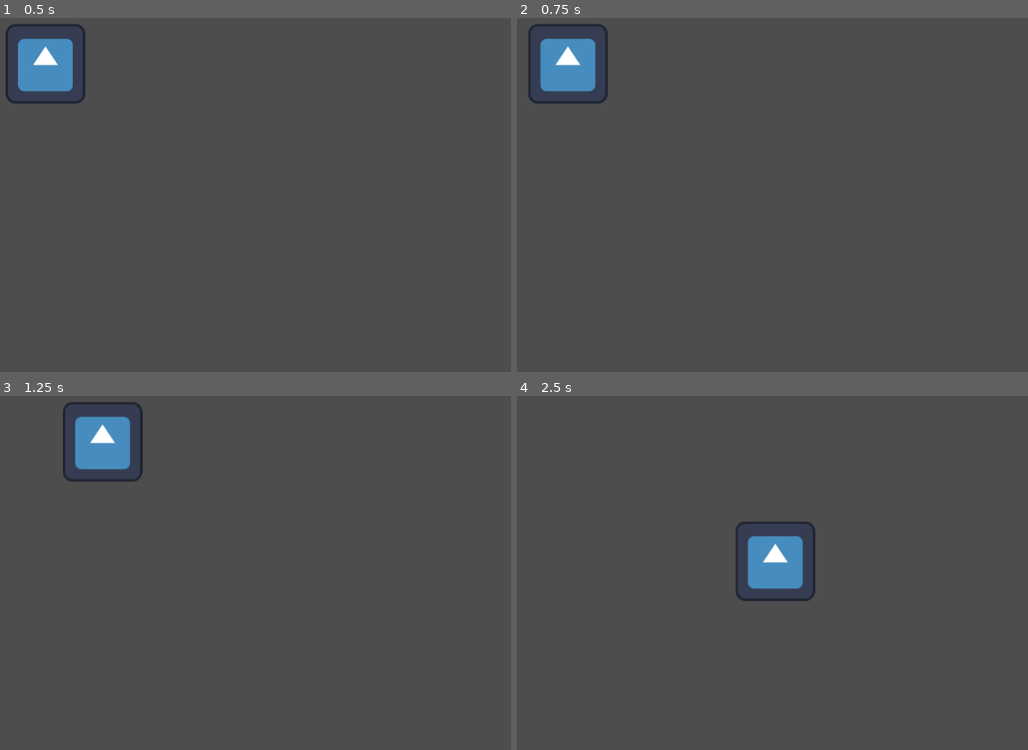
Above: before the commit, frames 1-4 (two rows, left to right).
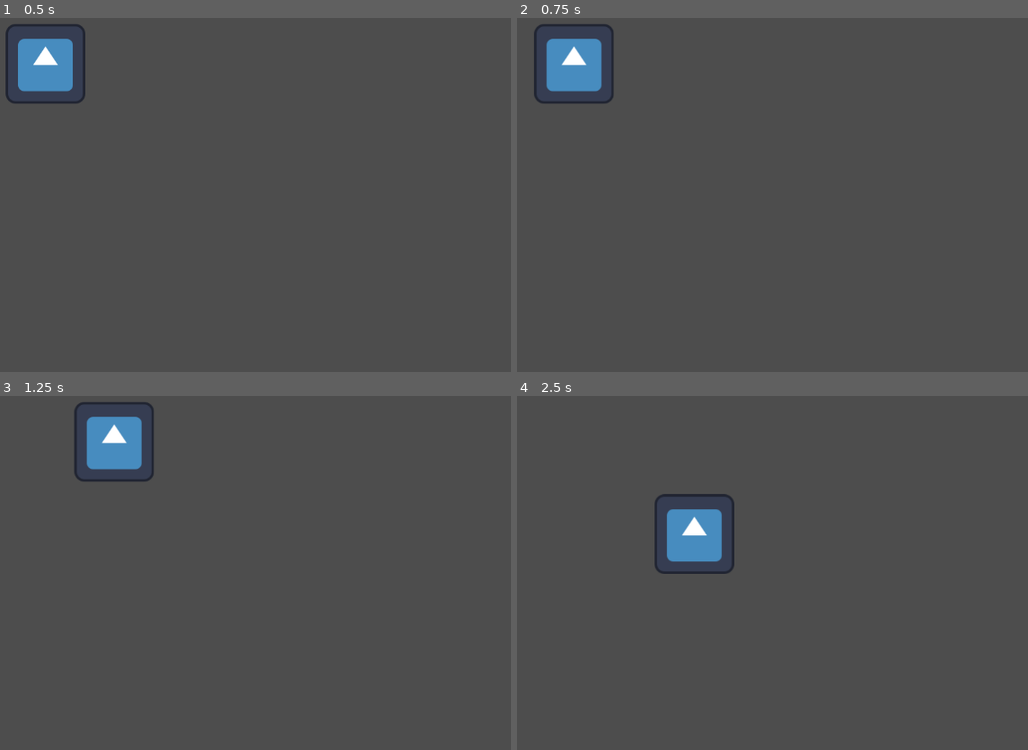
Above: after the commit, the same moments.

Repository: GeometricParrot/GMTK-2023-godot-horror
Game: Godot game, scene res://World/world.tscn
Two runs of this game, one before a commit and one after it. Both use one fixed random seed, a clock stepped at 60 frames per second and the inputs below. The engine's default icon, where the game draws it, is replaced by a stand-in: a white triangle on a blue panel in a dark square.
Inputs:
- Up to frame 1 (0.5 s): no input
- Up to frame 2 (0.75 s): tap Enter at 0.5 s; hold D (right) from 0.53 s (still down)
- Up to frame 3 (1.25 s): keep holding D (right)
- Up to frame 4 (2.5 s): release D (right) at 1.28 s; hold S (down) 1.28-2.03 s; hold D (right) from 2.03 s (still down)

Frame 1 is identical in both runs. In frame 2, 1.0% of the frame differs, in the area x 2-19%, y 1-25%; in frame 3, 1.3%; in frame 4, 4.2%, in the area x 26-59%, y 27-58%.

Commit message:
add controller support

Diff:
--- a/Player/player.gd
+++ b/Player/player.gd
@@ -1,11 +1,9 @@
 extends CharacterBody2D
 
-
-@export var speed := 300.0
-@export var accel := 400.0
-@export var friction := .25
-# Get the gravity from the project settings to be synced with RigidBody nodes.
-
+#better exports
+@export_range(0.01, 0.5, 0.01) var accel := 0.1
+@export_range(50, 1000, 10) var maxSpeed := 200.0
+var direction: Vector2
 
 
 func _physics_process(delta):
@@ -13,13 +11,34 @@
 	# Get the input direction and handle the movement/deceleration.
 	# As good practice, you should replace UI actions with custom gameplay actions.
 	var input_vector := Vector2.ZERO
+
 	input_vector = Input.get_vector("left","right","up","down")
-	input_vector = input_vector.normalized()
-	if input_vector != Vector2.ZERO:
-		velocity += input_vector * accel * delta
-		velocity.x = clamp(velocity.x, -speed, speed)
-		velocity.y = clamp(velocity.y, -speed, speed)
+	print(velocity)
+
+	input_vector = input_to_dir(input_vector)
+	print(input_vector)
+	direction = direction.lerp(input_vector, accel)
+
+	velocity = direction * maxSpeed  * delta * 60.0
+	move_and_slide()
+
+
+
+
+func input_to_dir(input: Vector2) -> Vector2:
+
+	# makes sure to keep analog input
+	# and keep the speed maximum normalized
+
+	if input.x <= 0.0:
+		input.x = max(input.x, input.normalized().x)
 	else:
-		velocity = lerp(velocity, Vector2.ZERO, friction)
-	print(input_vector)
-	move_and_slide()
+		input.x = min(input.x, input.normalized().x)
+
+
+	if input.y <= 0.0:
+		input.y = max(input.y, input.normalized().y)
+	else:
+		input.y = min(input.y, input.normalized().y)
+
+	return input
--- a/World/world.tscn
+++ b/World/world.tscn
@@ -6,3 +6,4 @@
 
 [node name="Player" parent="." instance=ExtResource("1_h7dys")]
 position = Vector2(348, 140)
+motion_mode = 1
--- a/project.godot
+++ b/project.godot
@@ -15,26 +15,39 @@
 config/features=PackedStringArray("4.1", "GL Compatibility")
 config/icon="res://icon.svg"
 
+[github_to_itch]
+
+config/itch_username=""
+config/itch_project_name=""
+
 [input]
 
 left={
 "deadzone": 0.5,
 "events": [Object(InputEventKey,"resource_local_to_scene":false,"resource_name":"","device":-1,"window_id":0,"alt_pressed":false,"shift_pressed":false,"ctrl_pressed":false,"meta_pressed":false,"pressed":false,"keycode":0,"physical_keycode":65,"key_label":0,"unicode":97,"echo":false,"script":null)
+, Object(InputEventJoypadMotion,"resource_local_to_scene":false,"resource_name":"","device":-1,"axis":0,"axis_value":-1.0,"script":null)
+, Object(InputEventJoypadButton,"resource_local_to_scene":false,"resource_name":"","device":-1,"button_index":13,"pressure":0.0,"pressed":true,"script":null)
 ]
 }
 right={
 "deadzone": 0.5,
 "events": [Object(InputEventKey,"resource_local_to_scene":false,"resource_name":"","device":-1,"window_id":0,"alt_pressed":false,"shift_pressed":false,"ctrl_pressed":false,"meta_pressed":false,"pressed":false,"keycode":0,"physical_keycode":68,"key_label":0,"unicode":100,"echo":false,"script":null)
+, Object(InputEventJoypadMotion,"resource_local_to_scene":false,"resource_name":"","device":-1,"axis":0,"axis_value":1.0,"script":null)
+, Object(InputEventJoypadButton,"resource_local_to_scene":false,"resource_name":"","device":-1,"button_index":14,"pressure":0.0,"pressed":true,"script":null)
 ]
 }
 up={
 "deadzone": 0.5,
 "events": [Object(InputEventKey,"resource_local_to_scene":false,"resource_name":"","device":-1,"window_id":0,"alt_pressed":false,"shift_pressed":false,"ctrl_pressed":false,"meta_pressed":false,"pressed":false,"keycode":0,"physical_keycode":87,"key_label":0,"unicode":119,"echo":false,"script":null)
+, Object(InputEventJoypadMotion,"resource_local_to_scene":false,"resource_name":"","device":-1,"axis":1,"axis_value":-1.0,"script":null)
+, Object(InputEventJoypadButton,"resource_local_to_scene":false,"resource_name":"","device":-1,"button_index":11,"pressure":0.0,"pressed":true,"script":null)
 ]
 }
 down={
 "deadzone": 0.5,
 "events": [Object(InputEventKey,"resource_local_to_scene":false,"resource_name":"","device":-1,"window_id":0,"alt_pressed":false,"shift_pressed":false,"ctrl_pressed":false,"meta_pressed":false,"pressed":false,"keycode":0,"physical_keycode":83,"key_label":0,"unicode":115,"echo":false,"script":null)
+, Object(InputEventJoypadMotion,"resource_local_to_scene":false,"resource_name":"","device":-1,"axis":1,"axis_value":1.0,"script":null)
+, Object(InputEventJoypadButton,"resource_local_to_scene":false,"resource_name":"","device":-1,"button_index":12,"pressure":0.0,"pressed":true,"script":null)
 ]
 }
 
